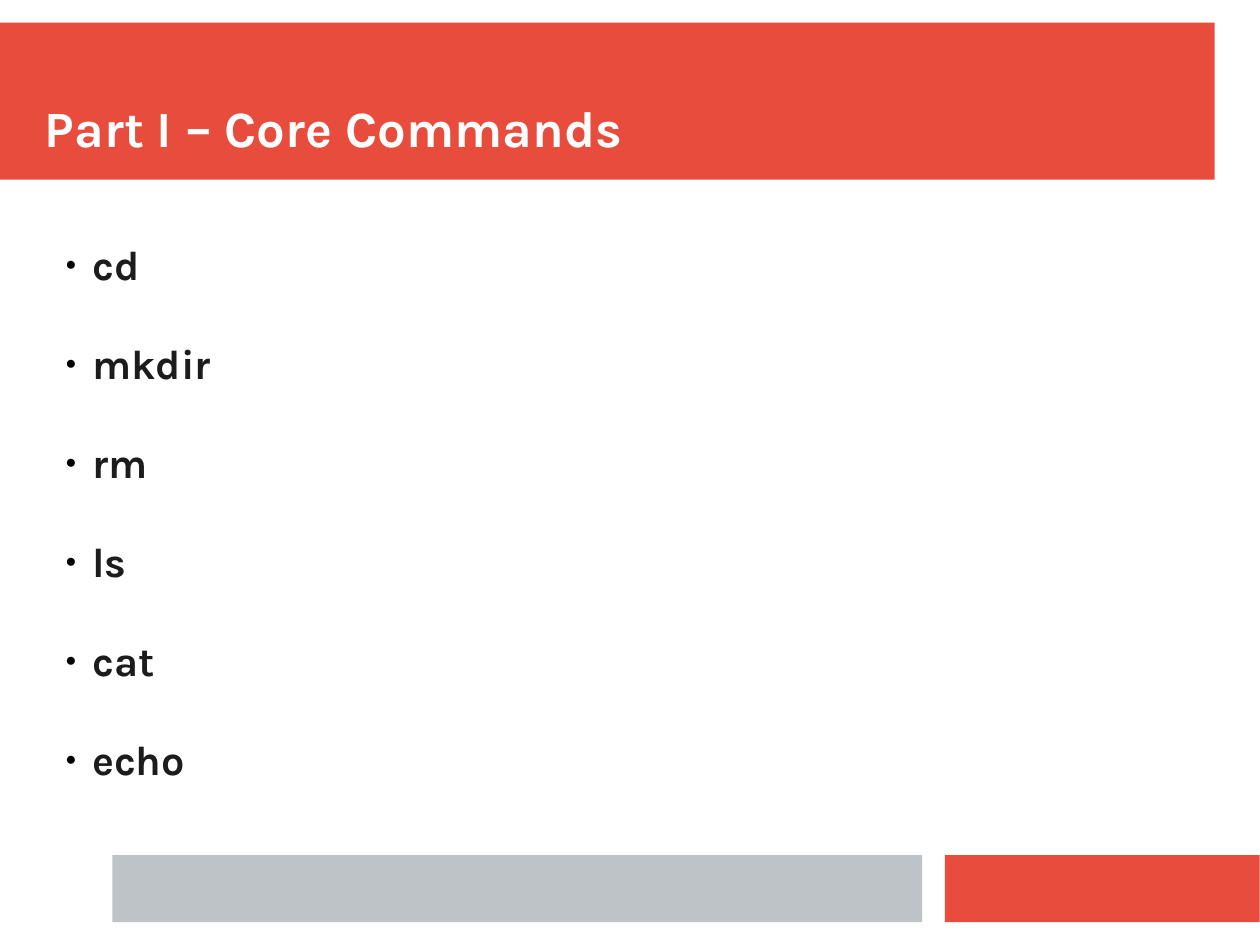
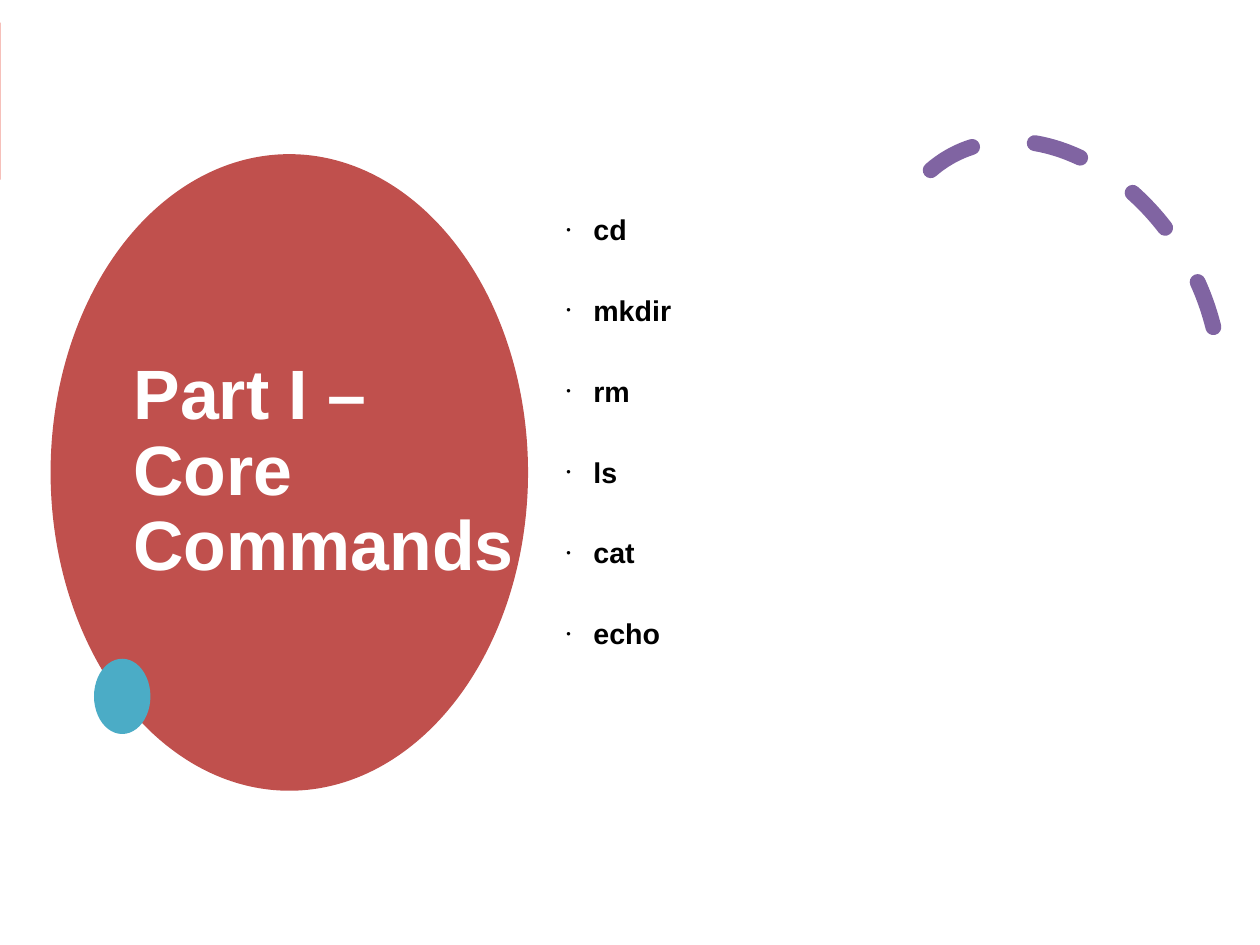
Before and after one commit to ianmiell/introduction-to-the-command-line, a slide deck: slide 10 of slides/introduction_to_the_command_line.pptx. Drawn at 1260x945 pixels with LibreOffice and Linux fonts; fonts in the diff are those of the drawing. Boxes give left, top, right and bottom in pixels: in the first picture for what was removed or moved away, otherwise in the second. Text is boxed around its words. In the diff, an @@ line names an element or a change of style, - is before the commit and + after.

```diff
--- a/slides/introduction_to_the_command_line.pptx
+++ b/slides/introduction_to_the_command_line.pptx
@@ rectangle added at [0, 0, 1260, 945], fill #FFFFFF @@
@@ arc (boxed as its full ellipse) added at [816, 80, 1260, 590], outline #8064A2 10 pt dashed @@
@@ ellipse added at [50, 154, 528, 791], fill #C0504D @@
@@ text "Part I – Core Commands": place and size @@
-text "Part I – Core Commands" at [45, 112, 622, 148]
+text "Part I – Core Commands" at [134, 371, 514, 583]
@@ text "Part I – Core Commands" at [134, 371, 514, 583]: size 32 to 44 pt, font Karla to Arial; line spacing 1 to 0.9; more space between paragraphs; vertical alignment bottom to middle @@
@@ text "cd": place and size @@
-text "cd" at [92, 251, 211, 776]
+text "cd" at [593, 219, 671, 645]
@@ text "cd" at [593, 219, 671, 645]: size 26 to 18 pt, font Karla to Arial, text colour #1C1C1C to #000000; bullet ● to •; line spacing 1 to 0.9; more space between paragraphs @@
@@ ellipse added at [94, 659, 150, 734], fill #4BACC6 @@
@@ rectangle removed at [112, 855, 922, 923] @@
```
Also in this commit, not shown: 19 other slides changed, 1 other file.
